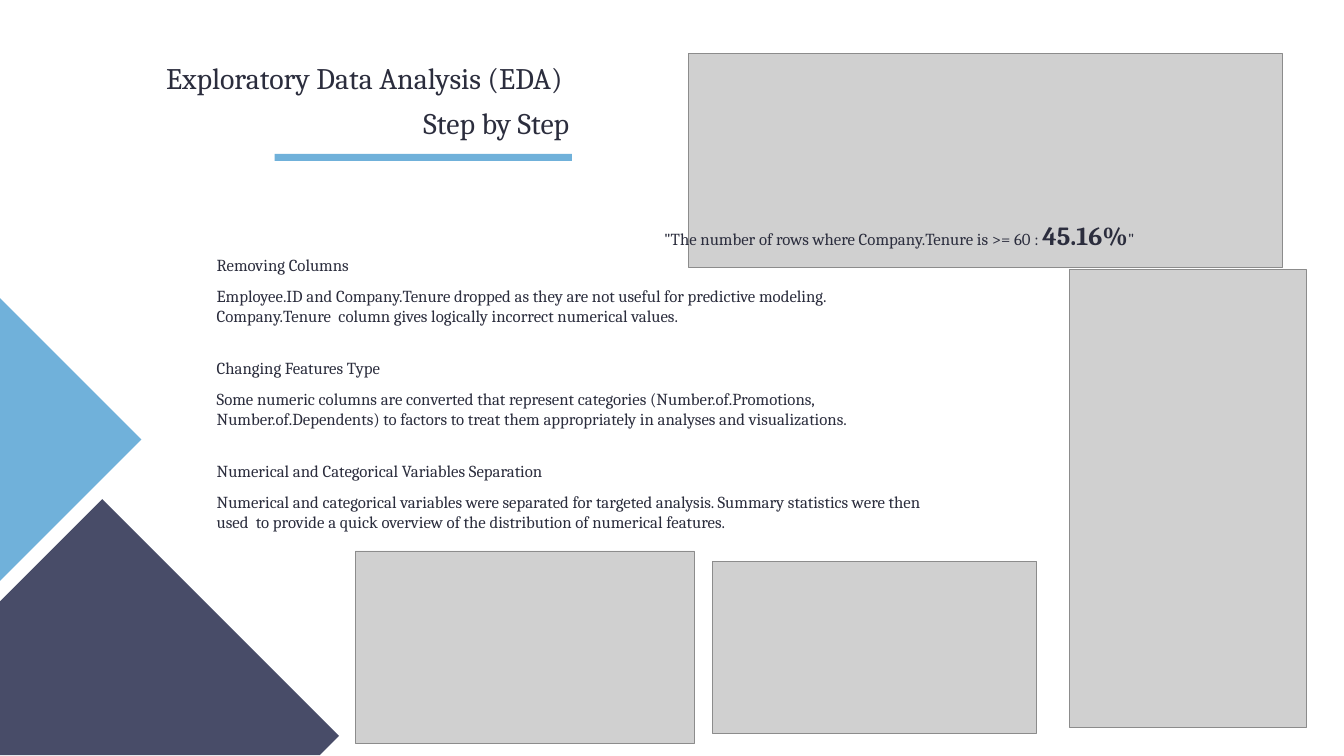
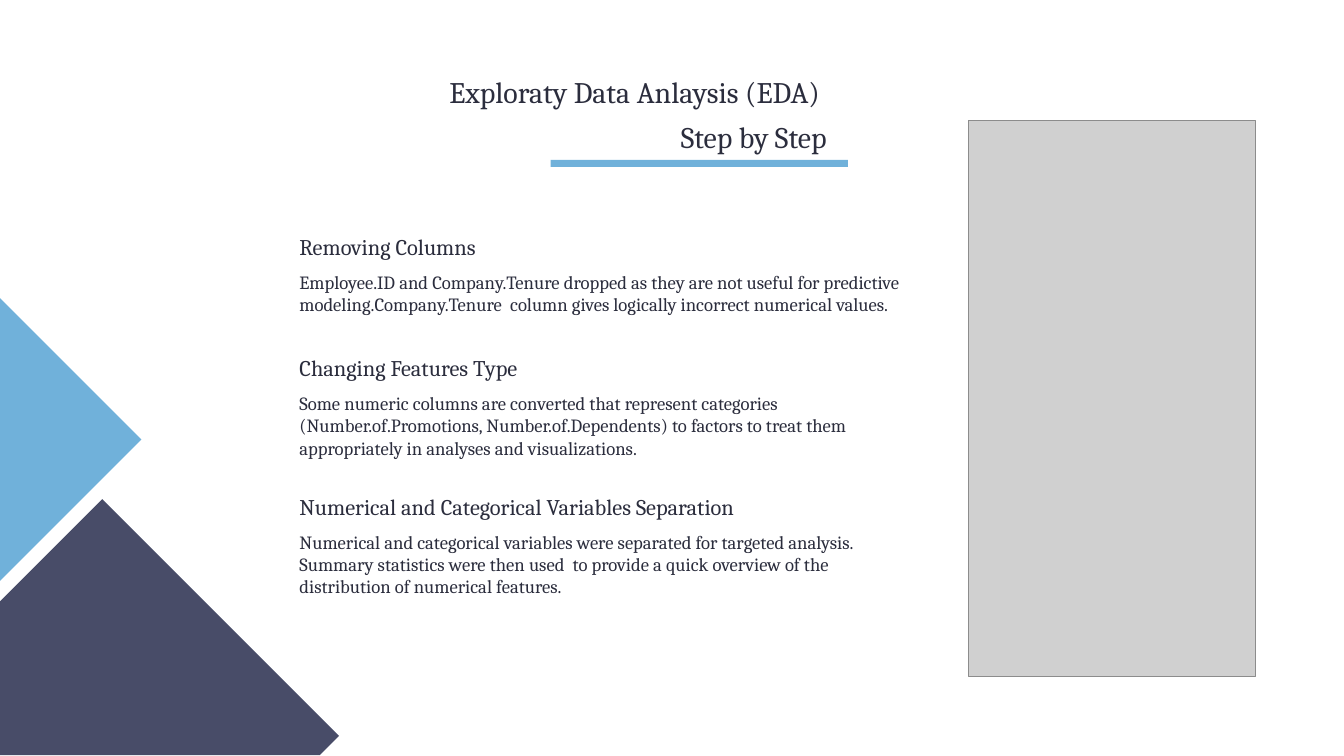
Before and after one commit to ztutar/Employee_Attrition_Classification_StatisticalLearning_FinalProject, a slide deck: slide 4 of TUTAR_OZEN_Project_Presentation.pptx. Drawn at 1344x756 pixels with LibreOffice and Linux fonts; fonts in the diff are those of the drawing; grey boxes stand for pictures. Boxes give left, top, right and bottom in pixels: in the first picture for what was removed or moved away, otherwise in the second. Text is boxed around its words. In the diff, an @@ line names an element or a change of style, - is before the commit and + after.

```diff
--- a/TUTAR_OZEN_Project_Presentation.pptx
+++ b/TUTAR_OZEN_Project_Presentation.pptx
@@ picture removed at [689,54,1282,268] @@
@@ title at [449,82,827,155]: text changed @@
-Exploratory Data Analysis (EDA)
-Step by Step
+Exploraty Data Anlaysis (EDA)
+Step by Step
@@ picture: place and size @@
-picture at [1069,269,1306,728]
+picture at [969,121,1256,677]
@@ freeform shape: place and size @@
-freeform shape at [275,154,572,161]
+freeform shape at [551,160,848,167]
@@ text "Removing Columns": place and size @@
-text "Removing Columns" at [217,259,921,532]
+text "Removing Columns" at [299,239,899,593]
@@ text at [299,239,853,593]: size 18 to 24 pt in "Removing Columns", "Changing Features Type", "Numerical and Categorical Variables Separation"; size 18 to 20 pt in "Some numeric columns are converted that represent ...", "Numerical and categorical variables were separated for ..." @@
@@ text removed at [664,227,1127,250] @@
-"The number of rows where Company.Tenure is >= 60 : 45.16%"
@@ text at [299,276,899,315]: text changed; size 18 to 20 pt @@
-Employee.ID and Company.Tenure dropped as they are not useful for predictive modeling. Company.Tenure column gives logically incorrect numerical values.
+Employee.ID and Company.Tenure dropped as they are not useful for predictive modeling.Company.Tenure column gives logically incorrect numerical values.
@@ picture removed at [355,551,695,744] @@
@@ picture removed at [712,562,1036,733] @@
```
Also in this commit, not shown: 11 other slides changed, 2 slides added, 1 slide removed, 19 other files.
